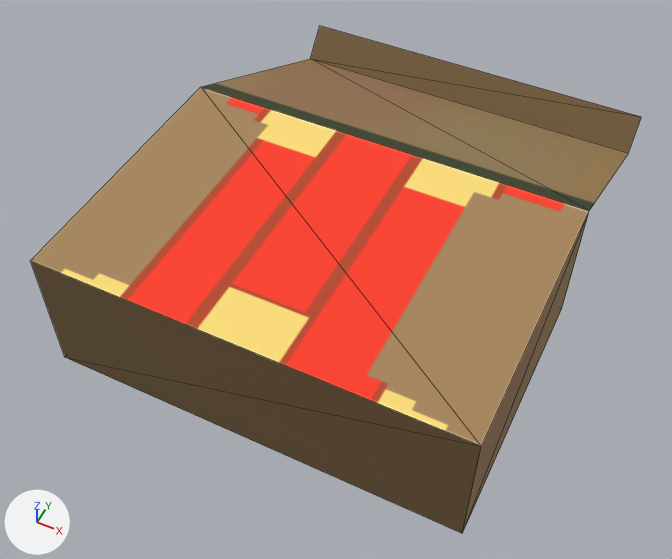
One commit to the FBX model batDemo/Assets/GameAssets/battleAssets/Weapon/Component/Ammunition/Ammunition_12G_Base_0_Mod.FBX: the scene before it, then after it.
Both versions are drawn from a 50 mm camera at (0.0614, -0.1142, 0.1626) aimed at (-0.0024, 0.0133, 0.0031). Lighting does not change. The marker at lower left points along +X, +Y and +Z. Mesh edges are drawn as thin lines. Where no turn or scale is listed for an object, it has been applied to the vertices. Vertices at the same position are counted once.

Script lines for the objects in view, before the commit:
```python
me_mesh = bpy.data.meshes.new('Mesh')
me_mesh.from_pydata(...)  # 12 vertices, 16 faces; spans x -0.0462..0.0462, y -0.0308..0.0906, z 0.0..0.0308
me_mesh.materials.append(mat_material__51)  # picture img_ammunition_12g_base_0_mod_png
# before: 6 (-0.0462, 0.0308, 0.0308) at pixel (200, 86), 7 (0.0462, 0.0308, 0.0308) at pixel (589, 210), 8 (-0.0462, 0.0845, 0.0051) at pixel (310, 58), 9 (0.0462, 0.0845, 0.0051) at pixel (628, 153), 10 (-0.0462, 0.0906, 0.0125) at pixel (319, 25)
# before: 11 (0.0462, 0.0906, 0.0125) at pixel (641, 116)
ob_ammunition_12g_base_0_mod = bpy.data.objects.new('Ammunition_12G_Base_0_Mod', me_mesh)
ob_ammunition_12g_base_0_mod.location = (0.0, 0.0, 0.0)
```
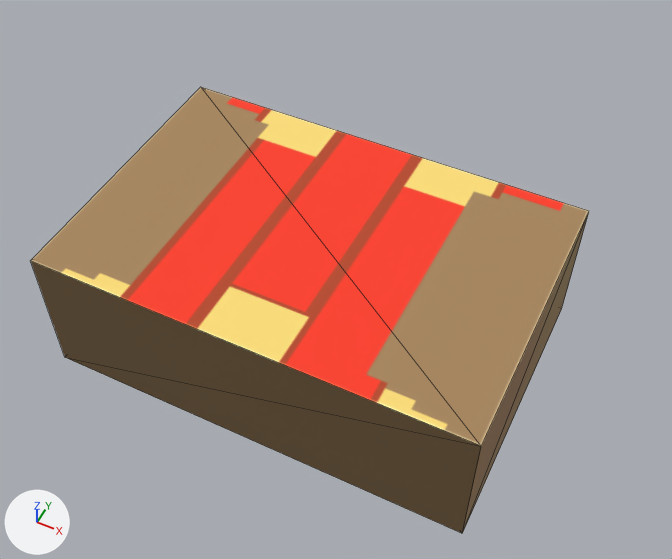
Boxes [x1, y1, x2, y2] around the edits, measured in the pictures (672 x 559 px):
'Ammunition_12G_Base_0_Mod', reshaped (9% narrower, 12% shorter)
    before: [31, 26, 641, 533]
    after: [31, 87, 589, 533]
part 1 of me_mesh, deleted (brown)
    before: [203, 26, 641, 211]

Diff of the bpy script that builds the scene:
```diff
--- a/batDemo/Assets/GameAssets/battleAssets/Weapon/Component/Ammunition/Ammunition_12G_Base_0_Mod.FBX.py
+++ b/batDemo/Assets/GameAssets/battleAssets/Weapon/Component/Ammunition/Ammunition_12G_Base_0_Mod.FBX.py
@@ me_mesh @@
 # used by ob_ammunition_12g_base_0_mod; location = (0.0, 0.0, 0.0)
 # verts and faces of me_mesh; kept vertices keep their numbers, new ones are numbered from 12
-me_mesh.from_pydata(...)  # 12 vertices, 16 faces; spans x -0.0462..0.0462, y -0.0308..0.0906, z 0.0..0.0308
+me_mesh.from_pydata(...)  # 8 vertices, 12 faces; spans x -0.0462..0.0462, y -0.0308..0.0308, z 0.0..0.0308
+# me_mesh part 1
+delete_vertices([*range(8, 12)])  # with the faces that use them
 me_mesh.materials.append(mat_material__51)
```
